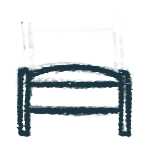
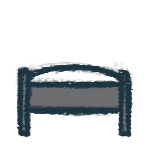
Comparing the layer stacks of the two 150px x 150px images. Changes:
painted on "Layer 1" over left=21, top=21, right=124, bottom=60
showed group "Group 2" (4 layers) over left=17, top=66, right=134, bottom=138
